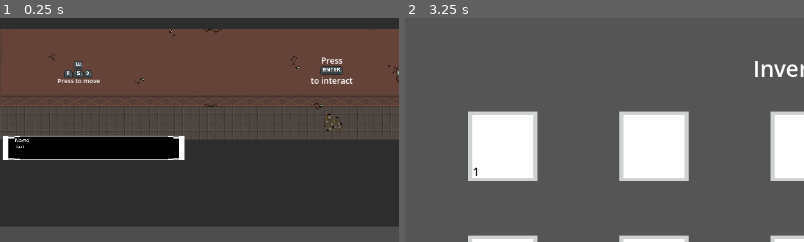
Above: before the commit, frames 1-2 (left to right).
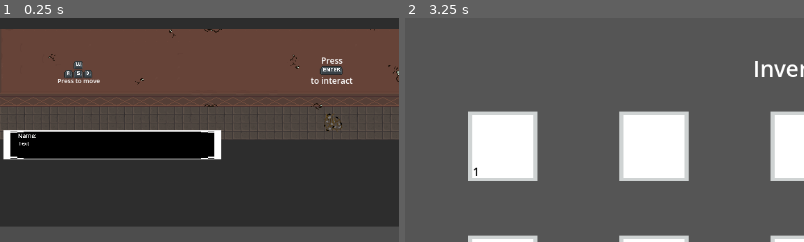
Above: after the commit, the same moments.

Repository: eRues/The-Great-Disappearance-of-Jamie-Finch
Game: Godot game, scene res://Areas/1st_floor_hallway.tscn
Two runs of this game, one before a commit and one after it. Both use one fixed random seed, a clock stepped at 60 frames per second and the inputs below. This scene is started directly instead of the project's main scene.
Inputs (mouse positions are % of the whole screen's width and height, from its top left):
- Up to frame 1 (0.25 s): no input
- Up to frame 2 (3.25 s): tap Enter (enter) at 0.5, 0.6, 1.25, 2, 2.3, 2.75, 2.85 s; move the mouse to (72, 45) at 0.52 s; hold D (right) 0.53-1.28 s; tap E (open) at 0.8, 1.35, 3.05 s; move the mouse to (30, 55) at 1.27 s; hold S (down) 1.28-2.03 s; tap Space (space) at 1.55 s; move the mouse to (60, 28) at 2.02 s; hold D (right) 2.03-2.78 s; hold Space (space) 2.03-2.78 s; move the mouse to (45, 70) at 2.77 s; hold W (up) from 2.78 s (still down)
The pictures show only the part of the screen within x 0-50%, y 0-50%; the shares and areas given below are measured in that part.

The runs differ from the first frame. In frame 1, 3.4% of the frame differs, in the area x 0-56%, y 50-64%; in frame 2, nothing differs.
Error before the commit: Error calling GDScript utility function "len()": Value of type 'Nil' can't provide a length. (res://text_box.gd:86)
Error after the commit: Error calling GDScript utility function "len()": Value of type 'Nil' can't provide a length. (res://text_box.gd:85)

Commit message:
TEXTBOXES IN TUTORIAL FINALLY WORKING!!

Diff:
--- a/Areas/1_st_floor_hallway.gd
+++ b/Areas/1_st_floor_hallway.gd
@@ -1,8 +1,8 @@
 extends Node2D
 
-@onready var textbox_1 = $walkin_text_box
-@onready var textbox_2 = $debris_text
 @onready var int_label = $debris/interact_label
+@onready var current_text = $walkin_text
+@onready var player = $character_open
 
 var can_interact = false
 var in_chat = false
@@ -11,17 +11,15 @@
 	if NavigationManager.spawn_door_tag != null:
 		_on_level_spawn(NavigationManager.spawn_door_tag)
 
-	textbox_1.start()
-	Global.walkin = false
+	current_text.start()
 
 func _process(_delta) -> void:
-	if(can_interact && Input.is_action_just_pressed("enter") && !in_chat):
-		print(textbox_2.global_position)
-		textbox_2.start()
-		can_interact = false
-	else:
-		pass
+	pass
 
+	if(Input.is_action_just_pressed("enter") && can_interact):
+		if(Global.ash_chosen):
+			print("ran")
+			current_text.start()
 
 func _on_level_spawn(destination_tag: String):
 	var door_path = "Doors/Door_" + destination_tag
@@ -31,9 +29,21 @@
 func _on_debris_body_entered(_body: Node2D) -> void:
 	Global.debris_interact = true
 	int_label.visible = true
+	var debris_text = preload("res://text_box.tscn").instantiate()
+	current_text = debris_text
+	add_child(current_text)
+	current_text.unique_name_in_owner = true
+	current_text.position.y = 18
+	current_text.position.x = 300
+	current_text.scale = Vector2(0.3, 0.3)
+	print(str(current_text.position))
 	can_interact = true
 
 func _on_debris_body_exited(_body: Node2D) -> void:
 	int_label.visible = false
 	Global.debris_interact = false
 	can_interact = false
+
+func _on_walkin_text_dialogue_finished() -> void:
+	Global.walkin = false
+	%walkin_text.queue_free()
--- a/Areas/1st_floor_hallway.tscn
+++ b/Areas/1st_floor_hallway.tscn
@@ -35,20 +35,6 @@
 layer_2/name = "Layer2"
 layer_2/tile_data = PackedInt32Array(196612, 4, 2, 65551, 65540, 2, 65554, 65541, 1, 458771, 65541, 805306369, 458770,  …(1282 unchanged characters)…
 
-[node name="walkin_text_box" parent="." instance=ExtResource("9_cmodj")]
-offset_left = -9.0
-offset_top = 50.0
-offset_right = -9.0
-offset_bottom = 50.0
-scale = Vector2(0.25, 0.25)
-
-[node name="debris_text" parent="." instance=ExtResource("9_cmodj")]
-offset_left = 338.0
-offset_top = 52.0
-offset_right = 1852.9999
-offset_bottom = 961.9999
-scale = Vector2(0.25, 0.25)
-
 [node name="debris" parent="." groups=["interact_item"] instance=ExtResource("7_0dt61")]
 position = Vector2(321, 34)
 collision_layer = 4
@@ -69,6 +55,14 @@
 [node name="CollisionShape2D" type="CollisionShape2D" parent="character_open"]
 position = Vector2(-1, 4)
 shape = SubResource("CircleShape2D_0dt61")
+
+[node name="walkin_text" parent="." instance=ExtResource("9_cmodj")]
+unique_name_in_owner = true
+offset_left = -11.0
+offset_top = 18.0
+offset_right = -11.0
+offset_bottom = 18.0
+scale = Vector2(0.3, 0.3)
 
 [node name="TextureRect" type="TextureRect" parent="."]
 offset_left = 1751.0
@@ -121,10 +115,10 @@
 [node name="tutorial_interact" parent="." instance=ExtResource("8_apa2f")]
 position = Vector2(350, -89)
 
-[connection signal="dialogue_finished" from="walkin_text_box" to="." method="_on_walkin_text_box_dialogue_finished"]
-[connection signal="dialogue_finished" from="debris_text" to="." method="_on_debris_text_dialogue_finished"]
 [connection signal="body_entered" from="debris" to="." method="_on_debris_body_entered"]
 [connection signal="body_exited" from="debris" to="." method="_on_debris_body_exited"]
+[connection signal="dialogue_finished" from="walkin_text" to="." method="_on_walkin_text_dialogue_finished"]
+[connection signal="visibility_changed" from="walkin_text" to="." method="_on_walkin_text_visibility_changed"]
 
 [editable path="Doors/Door_N"]
 [editable path="Doors/Door_SE"]
--- a/TextFiles/Tutorial/Walking In/ash_tutorial_walkin.json
+++ b/TextFiles/Tutorial/Walking In/ash_tutorial_walkin.json
@@ -4,4 +4,5 @@
 	{"name": "Ashton", "text": "..."},
 	{"name": "", "text": "[You step carefully onto the next floorboard, checking to see if it’s rotted. You wonder how this place hasn’t already caved in.]"},
 	{"name": "Ashton", "text": "Just gotta get in and get out. Simple."},
+
 ]
--- a/battle_scene.gd
+++ b/battle_scene.gd
@@ -7,9 +7,13 @@
 var defeated = false
 var exp_added = false
 var damage_done = 0
+var continued = false
+var attacked = false
 @onready var sprite = $placeholder_sprite
 @onready var text = get_node("end_battle")
 @onready var inventory_ui = $CanvasLayer
+@onready var text_box = $battle_text
+@onready var desc_text = $battle_text/text
 
 func _ready() -> void:
 	if(Global.is_boss):
@@ -18,49 +22,64 @@
 		enemy = Battle_Enemy.new(Global.enemy_name)
 	exp_added = false
 	damage_done = 0
+	$health_bar_e.max_value = enemy.base_health
+	$health_bar_p.max_value = Global.battle_type.base_health
 
 func _process(_delta) -> void:
 	sprite.texture = (enemy.enemy_sprite)
+	$health_label_e.text = str(enemy.health)
+	$health_label_p.text = str(Global.battle_type.health)
+
+	if(Input.is_action_just_pressed("space")):
+		text_box.visible = false
+		continued = true
+		if(attacked):
+			player_turn = false
+			attacked = false
 
 	if(Global.battle_type.health <= 0):
-		print("Game Over!")
-		get_tree().change_scene_to_file("res://main_menu.tscn")
+		text_box.visible = true
+		desc_text.text = "Game Over!"
+		if(continued):
+			get_tree().change_scene_to_file("res://main_menu.tscn")
 	if(defeated):
 		pass
-	else:
+	elif(continued):
+		continued = false
 		if(enemy.health > 0 && player_turn):
 			pass
 		if(enemy.health > 0 && !player_turn):
 			if(enemy.confused):
-				print("enemy is confused, cannot attack")
-				player_turn = true
+				text_box.visible = true
+				desc_text.text = "enemy is confused, cannot attack"
+				player_turn = false
 			else:
 				var damage = enemy.attack(Global.battle_type.get_dodge())
 				damage_done += damage
 				Global.battle_type.health -= damage
-				print("enemy attacked!")
-				print("enemy does " + str(damage) + " damage. You have " + str(Global.battle_type.health) + " health points remaining.")
+				text_box.visible = true
+				desc_text.text = "It attacked! It does " + str(damage) + " damage. You have " + str(Global.battle_type.health) + " health points remaining."
 				player_turn = true
 			if(turns_since_skill == 1):
-					enemy.confused = false
+				enemy.confused = false
 		if(enemy.health <= 0):
 			defeated = true
 			if(!exp_added):
 				Global.battle_type.add_exp(enemy.experience)
-				print(str(Global.battle_type.experience))
-				exp_added = false
-				print("exp_added")
+				exp_added = true
 			else:
 				pass
 			if((int)(Global.battle_type.experience / Global.battle_type.exp_to_next_level) >= 1):
 				Global.battle_type.add_level()
 			sprite.visible = false
 			text.visible = true
+			text_box.visible = false
 			if(Global.is_boss == false):
 				Global.base_agitation += 0.5
 			else:
-				Global.base_agitation = 1
-			print(str(Global.base_agitation))
+				Global.base_agitation += 1
+		$health_bar_e.value = enemy.health
+		$health_bar_p.value = Global.battle_type.health
 
 func _on_run_button_pressed() -> void:
 	if(defeated):
@@ -76,7 +95,8 @@
 			Global.battle_type.can_use_skill = true
 			Global.battle_type.use_skill(enemy)
 			turns_since_skill = 0
-			print("you used your skill, the enemy is now confused.")
+			text_box.visible = true
+			desc_text.text = "You used your skill, the enemy is now confused."
 			skill_used = true
 		elif(turns_since_skill >= 0 && turns_since_skill <=4):
 			Global.battle_type.use_skill(enemy)
@@ -109,6 +129,7 @@
 	turns_since_skill += 1
 
 func _on_attack_button_pressed() -> void:
+	continued = false
 	if(defeated):
 		pass
 	else:
@@ -121,13 +142,14 @@
 		elif(skill_used && Global.eve_chosen):
 			Global.battle_type.smarts -= 2
 			skill_used = false
-		player_turn = false
-		print("you attacked!")
 		if(enemy.health >= 0):
-			print("you do " + str(damage) + " damage. Enemy has " + str(enemy.health) + " health points remaining.")
+			text_box.visible = true
+			desc_text.text = "You attacked! You do " + str(damage) + " damage. It has " + str(enemy.health) + " health points remaining."
 		else:
-			print("you do " + str(damage) + " damage. Enemy has 0 health points remaining.")
+			text_box.visible = true
+			desc_text.text = "You attacked! You do " + str(damage) + " damage. Enemy has 0 health points remaining."
 	turns_since_skill += 1
+	attacked = true
 
 func _on_exit_pressed() -> void:
 	inventory_ui.visible = false
--- a/battle_scene.tscn
+++ b/battle_scene.tscn
@@ -1,50 +1,96 @@
-[gd_scene load_steps=4 format=3 uid="uid://sjdwk2o044hb"]
+[gd_scene load_steps=7 format=3 uid="uid://sjdwk2o044hb"]
 
 [ext_resource type="Script" uid="uid://dwcg1y17glmcm" path="res://battle_scene.gd" id="1_fw8re"]
+[ext_resource type="Texture2D" uid="uid://bkg2wldj3gwbc" path="res://Assets/enemy_background.png" id="2_5joda"]
 [ext_resource type="PackedScene" uid="uid://b74x4qvml78om" path="res://end_of_battle.tscn" id="3_5g7vw"]
 [ext_resource type="PackedScene" uid="uid://b3drsh4yrp34h" path="res://inventory_ui.tscn" id="4_5joda"]
+[ext_resource type="Texture2D" uid="uid://cxfp0xknl5u4r" path="res://Assets/ChatBackgroundPlayground.png" id="5_gf131"]
+
+[sub_resource type="Theme" id="Theme_gf131"]
 
 [node name="Battle" type="Node2D"]
 script = ExtResource("1_fw8re")
 
+[node name="EnemyBackground" type="Sprite2D" parent="."]
+position = Vector2(574.5, 323.50003)
+scale = Vector2(24.062502, 20.531252)
+texture = ExtResource("2_5joda")
+
 [node name="attack_button" type="Button" parent="."]
-offset_left = 42.0
-offset_top = 540.0
-offset_right = 218.0
-offset_bottom = 618.0
+offset_left = 77.0
+offset_top = 500.0
+offset_right = 253.0
+offset_bottom = 578.0
+focus_mode = 0
+keep_pressed_outside = true
 text = "Attack"
 
 [node name="defend_button" type="Button" parent="."]
-offset_left = 269.0
-offset_top = 539.0
-offset_right = 445.0
-offset_bottom = 615.0
+offset_left = 275.0
+offset_top = 501.0
+offset_right = 451.0
+offset_bottom = 577.0
+focus_mode = 0
 text = "Defend"
 
 [node name="inventory_button" type="Button" parent="."]
-offset_left = 490.0
-offset_top = 541.0
-offset_right = 668.0
-offset_bottom = 617.0
+offset_left = 475.0
+offset_top = 503.0
+offset_right = 653.0
+offset_bottom = 579.0
+focus_mode = 0
 text = "Inventory"
 
 [node name="skill_button" type="Button" parent="."]
-offset_left = 716.0
-offset_top = 542.0
-offset_right = 894.0
-offset_bottom = 618.0
+offset_left = 677.0
+offset_top = 503.0
+offset_right = 855.0
+offset_bottom = 579.0
+focus_mode = 0
 text = "Skill"
 
 [node name="run_button" type="Button" parent="."]
-offset_left = 933.0
-offset_top = 541.0
-offset_right = 1111.0
-offset_bottom = 617.0
+offset_left = 874.0
+offset_top = 501.0
+offset_right = 1052.0
+offset_bottom = 577.0
+focus_mode = 0
 text = "Run"
 
 [node name="placeholder_sprite" type="Sprite2D" parent="."]
 position = Vector2(565, 258)
 scale = Vector2(15, 12.164)
+
+[node name="health_label_e" type="Label" parent="."]
+offset_left = 502.0
+offset_top = 57.0
+offset_right = 620.0
+offset_bottom = 126.0
+theme_override_font_sizes/font_size = 32
+horizontal_alignment = 1
+
+[node name="health_bar_e" type="ProgressBar" parent="."]
+offset_left = 282.0
+offset_top = 56.0
+offset_right = 864.0
+offset_bottom = 119.0
+theme = SubResource("Theme_gf131")
+show_percentage = false
+
+[node name="health_label_p" type="Label" parent="."]
+offset_left = 521.0
+offset_top = 461.0
+offset_right = 613.0
+offset_bottom = 513.0
+theme_override_font_sizes/font_size = 31
+horizontal_alignment = 1
+
+[node name="health_bar_p" type="ProgressBar" parent="."]
+offset_left = 192.0
+offset_top = 465.0
+offset_right = 946.0
+offset_bottom = 508.0
+show_percentage = false
 
 [node name="end_battle" parent="." instance=ExtResource("3_5g7vw")]
 position = Vector2(-6, -99)
@@ -83,6 +129,21 @@
 offset_bottom = 65.0
 text = "Exit"
 
+[node name="battle_text" type="Node2D" parent="."]
+visible = false
+
+[node name="text_back" type="Sprite2D" parent="battle_text"]
+position = Vector2(565.5, 556.5)
+scale = Vector2(32.031254, 4.3437495)
+texture = ExtResource("5_gf131")
+
+[node name="text" type="RichTextLabel" parent="battle_text"]
+offset_left = 103.0
+offset_top = 508.0
+offset_right = 1031.0
+offset_bottom = 604.0
+theme_override_font_sizes/normal_font_size = 36
+
 [connection signal="pressed" from="attack_button" to="." method="_on_attack_button_pressed"]
 [connection signal="pressed" from="defend_button" to="." method="_on_defend_button_pressed"]
 [connection signal="pressed" from="inventory_button" to="." method="_on_inventory_button_pressed"]
--- a/load.tscn
+++ b/load.tscn
@@ -1,3 +1,30 @@
 [gd_scene format=3 uid="uid://c0p6jbnldf37f"]
 
 [node name="load" type="Node2D"]
+
+[node name="ColorRect" type="ColorRect" parent="."]
+offset_right = 1153.0
+offset_bottom = 652.0
+color = Color(0.35378674, 0.3910988, 0.44327527, 1)
+
+[node name="Control" type="Control" parent="."]
+layout_mode = 3
+anchors_preset = 0
+offset_right = 40.0
+offset_bottom = 40.0
+
+[node name="GridContainer" type="GridContainer" parent="Control"]
+layout_mode = 0
+offset_left = 100.0
+offset_top = 134.0
+offset_right = 1041.0
+offset_bottom = 606.0
+
+[node name="Label" type="Label" parent="."]
+offset_left = 362.0
+offset_top = 24.0
+offset_right = 792.0
+offset_bottom = 114.0
+theme_override_font_sizes/font_size = 60
+text = "Save/Load"
+horizontal_alignment = 1
--- a/text_box.gd
+++ b/text_box.gd
@@ -10,7 +10,6 @@
 	self.visible = false
 
 func start():
-	print("started")
 	self.visible = true
 	Global.in_chat = true
 	dialogue = load_dialogue()
@@ -57,17 +56,17 @@
 			return content
 	elif(Global.debris_interact):
 		if(Global.ash_chosen):
-			var file = FileAccess.open("res://TextFiles/Tutorial/Object Interaction/ash_tutorial_objint.json", FileAccess.READ)
+			var file = FileAccess.open("res://TextFiles/Tutorial/Object Interaction/ash_tutorial_objint.json" , FileAccess.READ)
 			var content = JSON.parse_string(file.get_as_text())
 			Global.debris_interact = false
 			return content
 		elif(Global.tia_chosen):
-			var file = FileAccess.open("res://TextFiles/Tutorial/Object Interaction/tia_tutorial_objint.json", FileAccess.READ)
+			var file = FileAccess.open("res://TextFiles/Tutorial/Object Interaction/tia_tutorial_objint.json" , FileAccess.READ)
 			var content = JSON.parse_string(file.get_as_text())
 			Global.debris_interact = false
 			return content
 		elif(Global.eve_chosen):
-			var file = FileAccess.open("res://TextFiles/Tutorial/Object Interaction/eve_tutorial_objint.json", FileAccess.READ)
+			var file = FileAccess.open("res://TextFiles/Tutorial/Object Interaction/eve_tutorial_objint.json" , FileAccess.READ)
 			var content = JSON.parse_string(file.get_as_text())
 			Global.debris_interact = false
 			return content
@@ -83,10 +82,14 @@
 
 func next_script():
 	current_dialogue_id += 1
+	print(len(dialogue))
 	if current_dialogue_id >= len(dialogue):
 		$NinePatchRect.visible = false
 		emit_signal("dialogue_finished")
+		print("signal_emitted")
 		Global.in_chat = false
+		dialogue.clear()
+		print(dialogue)
 		return
 
 	$NinePatchRect/Name.text = dialogue[current_dialogue_id]['name']
Binary file added: Assets/enemy_background.png
Not shown, added: Assets/enemy_background.png.import
